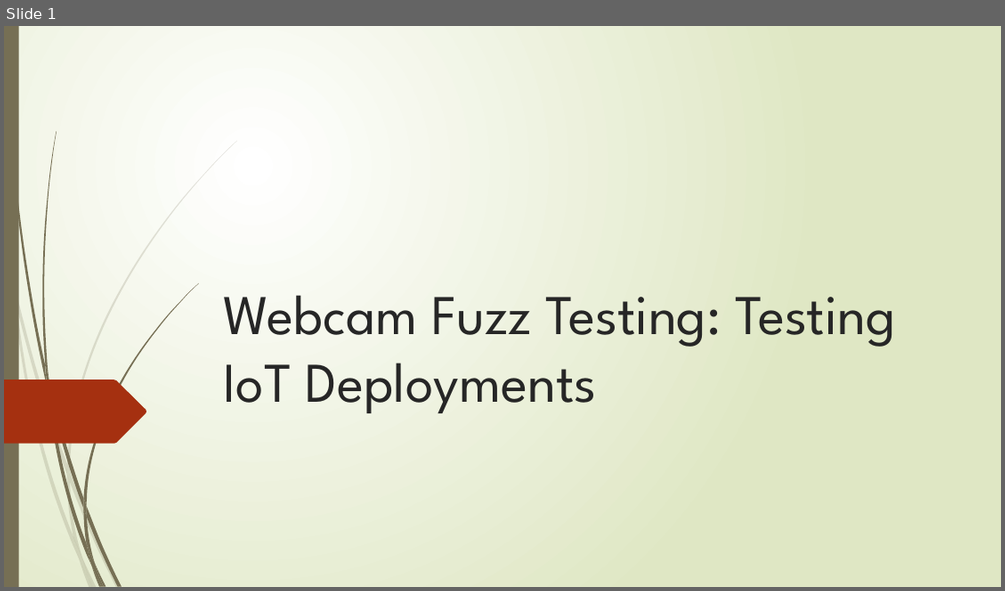
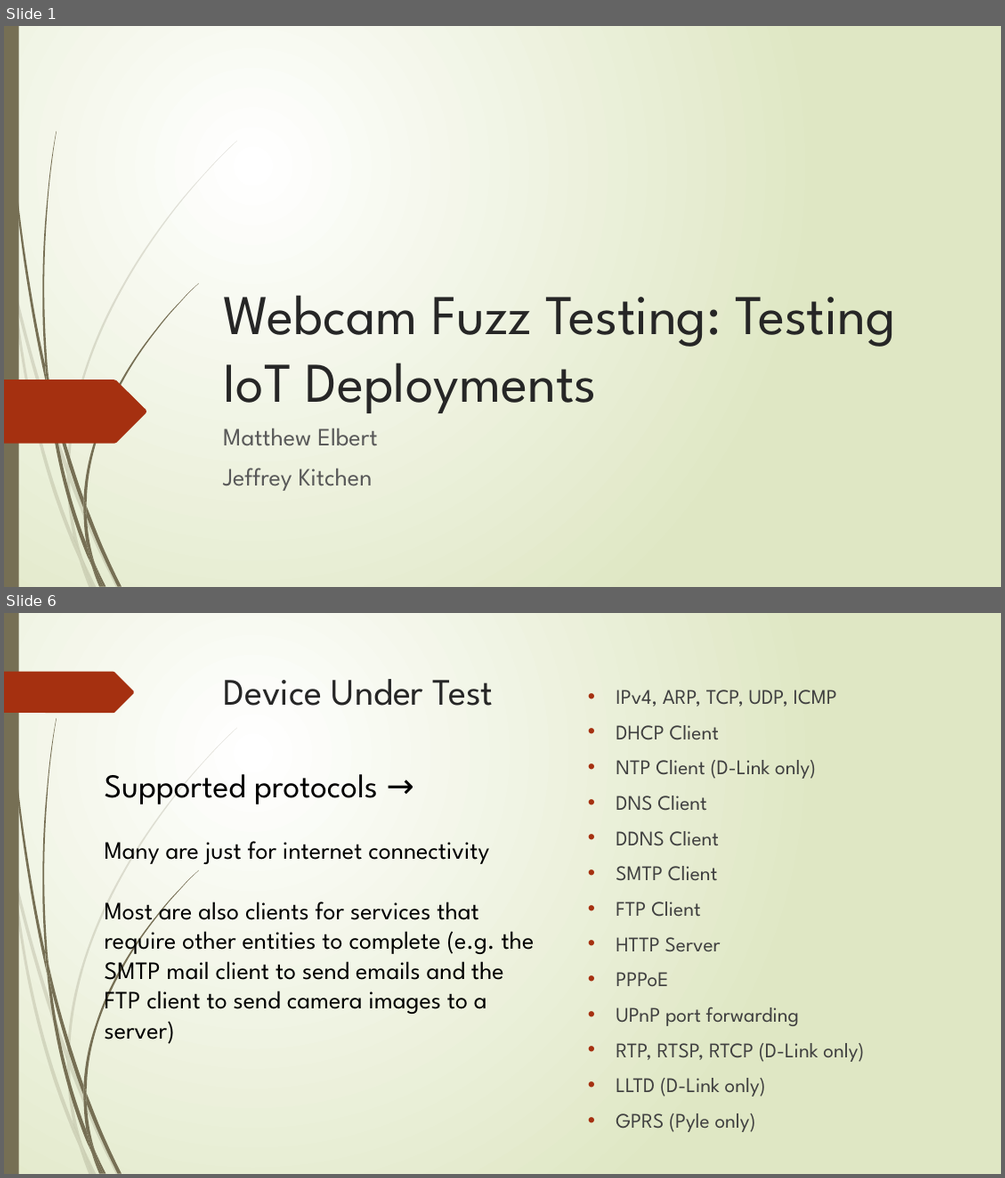
Before and after one commit to mkelbertonthehub/fuzzingProject, a slide deck: Presentation/WebcamFuzzing.pptx. Shown one above the other, each under a label of ours: slide 1 before the commit, slides 1 and 6 after it; the slides between them are not shown. The pictures are 1005x591 and 1005x1178 pixels, drawn with LibreOffice and Linux fonts; fonts in the diff are those of the drawing. Boxes give left, top, right and bottom in pixels: in the first picture for what was removed or moved away, otherwise in the second. Text is boxed around its words. In the diff, an @@ line names an element or a change of style, - is before the commit and + after.

```diff
--- a/Presentation/WebcamFuzzing.pptx
+++ b/Presentation/WebcamFuzzing.pptx
@@ slide 6 added at bbox=[4, 613, 1001, 1174], background gradient #FFFFFF to #DFE8C4; not listed: 23 template elements that a slide beside it also shows @@
@@ freeform shape added at bbox=[4, 672, 134, 713], fill #A53010 @@
@@ title added at bbox=[224, 679, 493, 706], 36 pt, text #262626 @@
+Device Under Test
@@ text added at bbox=[615, 690, 864, 1132], 20 pt, text #404040 @@
+• IPv4, ARP, TCP, UDP, ICMP
+• DHCP Client
+• NTP Client (D-Link only)
+• DNS Client
+• DDNS Client
+• SMTP Client
+• FTP Client
+• HTTP Server
+• PPPoE
+• UPnP port forwarding
+• RTP, RTSP, RTCP (D-Link only)
+• LLTD (D-Link only)
+• GPRS (Pyle only)
@@ text added at bbox=[105, 774, 534, 1044], 24 pt, text #000000 @@
+Supported protocols →
+Many are just for internet connectivity
+Most are also clients for services that require other entities to complete (e.g. the SMTP mail client to send emails and the FTP client to send camera images to a server)
@@ slide 1 changed as well @@
@@ subtitle added at bbox=[223, 428, 377, 491], 24 pt, text #595959 @@
+Matthew Elbert
+Jeffrey Kitchen
```
Also in this commit, not shown: 5 other slides added, 4 slides removed.
